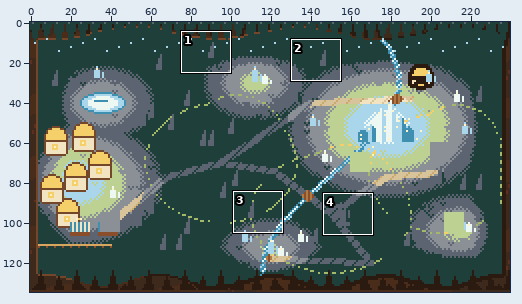
Pixel-art file -- opus-test-run/aseprite/map-EE-up.aseprite. The picture above shows the old version from afar; the outline marks the close-up.
Close-up. Old version:
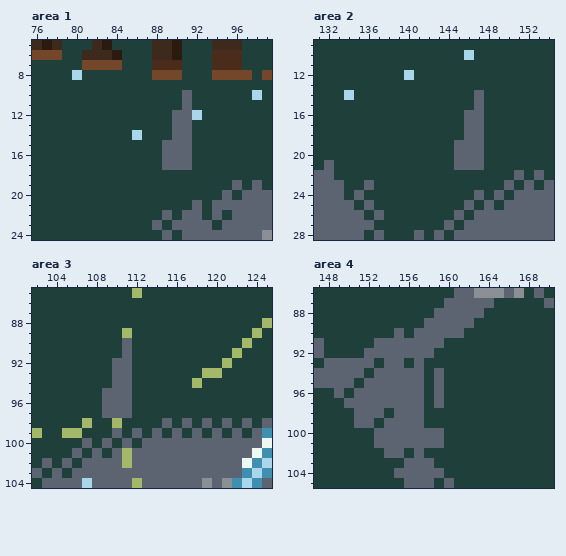
240x135 pixels, 1 frame. Shown: area 1: x 76..99, y 5..24; area 2: x 131..154, y 9..28; area 3: x 102..125, y 85..104; area 4: x 147..170, y 86..105. The commit also changed other parts of the picture, which this record leaves out.
New version:
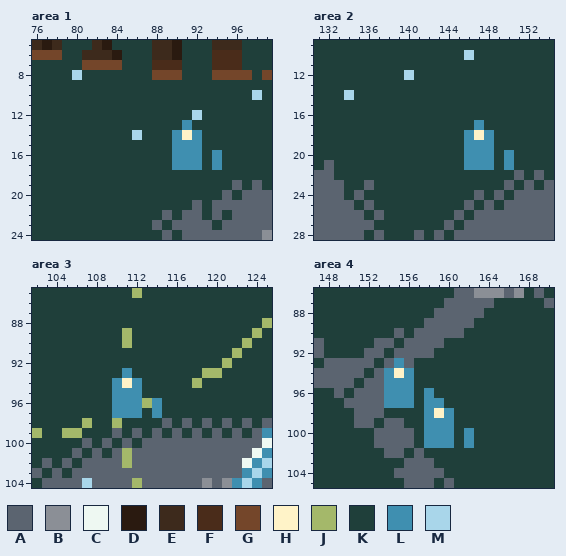
Palette (. is transparent): A #5b6470  B #8b8f96  C #eef8f2  D #2a1a10  E #3d2a1c  F #4a2c1a  G #74462a  H #fff3c8  J #a4b86a  K #1f3f3a  L #3f8fb0  M #a9d6ea
Difference:
Area 1, layer "objects":
y 10..11: x 91 A -> K
y 12: x 90..91 AA -> KK
y 13: x 90..91 AA -> KL
y 14: x 90..92 AAK -> LHL
y 15: x 89..92 AAAK -> KLLL
y 16..17: x 89..92 AAAK -> KLLL; x 94 K -> L
Area 2, layer "objects":
y 14..15: x 147 A -> K
y 16: x 146..147 AA -> KK
y 17: x 146..147 AA -> KL
y 18: x 146..148 AAK -> LHL
y 19: x 145..148 AAAK -> KLLL
y 20..21: x 145..148 AAAK -> KLLL; x 150 K -> L
Area 3, layer "objects":
y 90: x 111 A -> J
y 91: x 111 A -> K
y 92: x 110..111 AA -> KK
y 93: x 110..111 AA -> KL
y 94: x 110..112 AAK -> LHL
y 95: x 109..112 AAAK -> KLLL
y 96: x 109..114 AAAKKK -> KLLLJL
y 97: x 109..112 AAAK -> KLLL; x 114 K -> L
Area 4, layer "objects":
y 91: x 155 A -> K
y 92: x 154 A -> K
y 93: x 155..157 AKA -> LAK
y 94: x 154..157 AAAA -> LHLK; x 159 A -> K
y 95: x 154..157 AAAA -> LLLK; x 159 A -> K
y 96: x 154..159 AAAAKA -> LLLKLK
y 97: x 154..159 AAAAKA -> LLLKLL
y 98: x 155..160 AAAKKK -> KKKLHL
y 99: x 156..160 AAKKK -> KKLLL
y 100..101: x 157..160 AAAK -> KLLL; x 162 K -> L
Boxes around the changes in both close-ups, in picture pixels (x1, y1, x2, y2):
changed: (162, 90, 222, 170)
changed: (454, 90, 514, 170)
changed: (102, 338, 162, 418)
changed: (384, 338, 474, 448)
